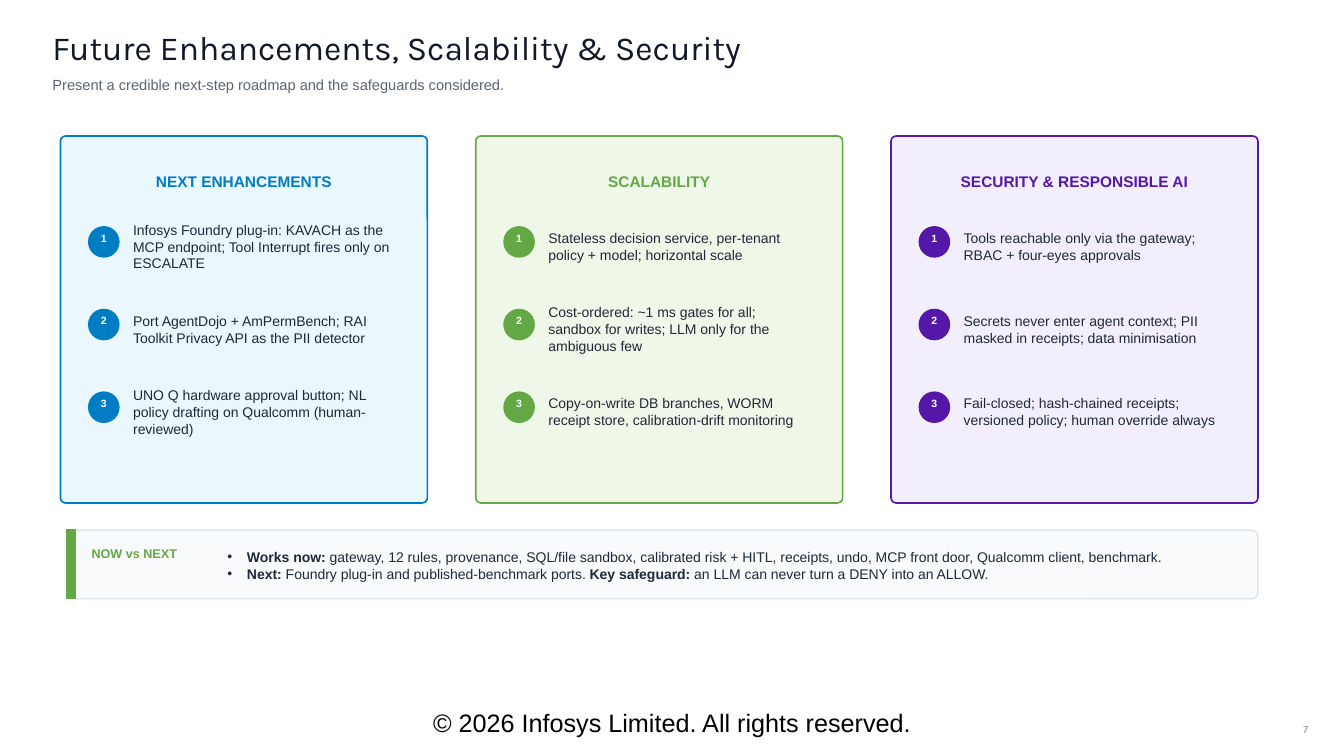
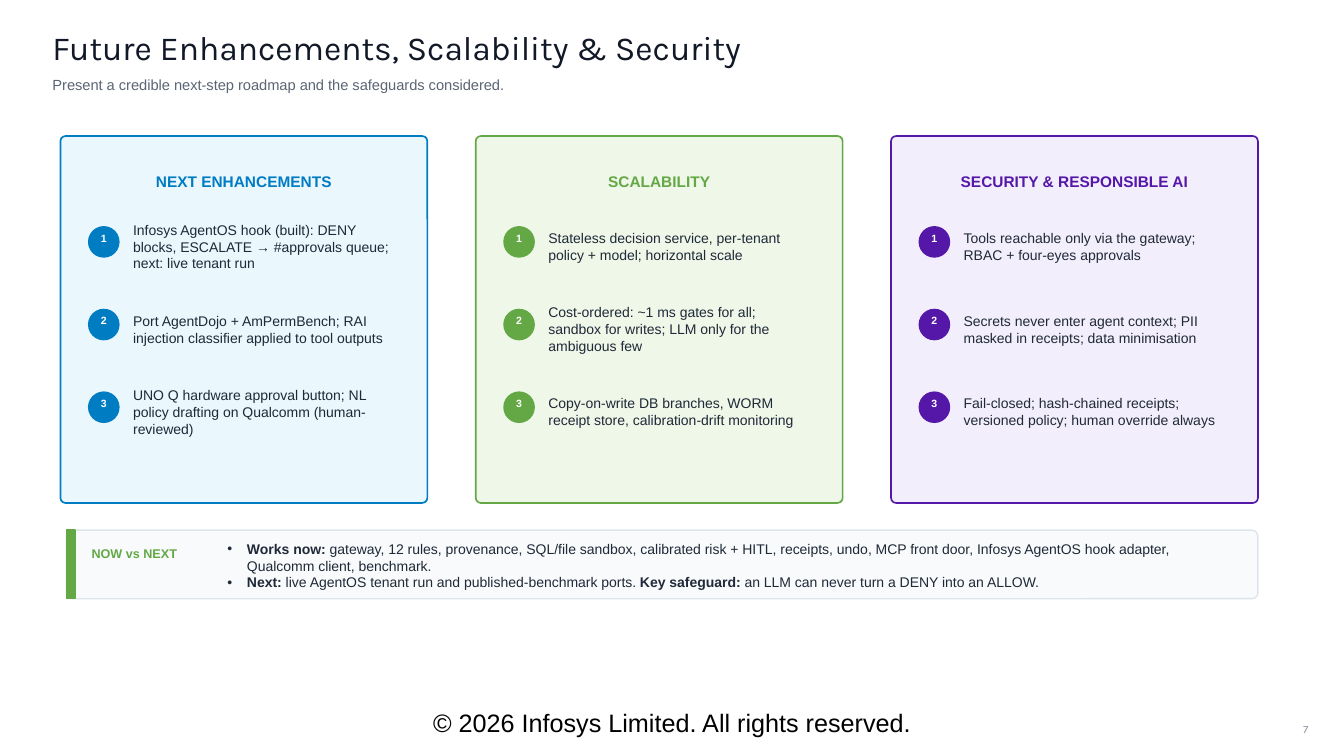
Before and after one commit to VismayHS/Kavach_Guardrail, a slide deck: slide 7 of deliverables/KAVACH_Solution_Deck.pptx. Drawn at 1344x756 pixels with LibreOffice and Linux fonts; fonts in the diff are those of the drawing; background and template pictures are left out. Boxes give left, top, right and bottom in pixels: in the first picture for what was removed or moved away, otherwise in the second. Text is boxed around its words. In the diff, an @@ line names an element or a change of style, - is before the commit and + after.

```diff
--- a/deliverables/KAVACH_Solution_Deck.pptx
+++ b/deliverables/KAVACH_Solution_Deck.pptx
@@ text at [133,225,389,268]: text changed @@
-Infosys Foundry plug-in: KAVACH as the MCP endpoint; Tool Interrupt fires only on ESCALATE
+Infosys AgentOS hook (built): DENY blocks, ESCALATE → #approvals queue; next: live tenant run
@@ text at [133,316,383,346]: text changed @@
-Port AgentDojo + AmPermBench; RAI Toolkit Privacy API as the PII detector
+Port AgentDojo + AmPermBench; RAI injection classifier applied to tool outputs
@@ text at [247,544,1169,590]: text changed @@
-• Works now: gateway, 12 rules, provenance, SQL/file sandbox, calibrated risk + HITL, receipts, undo, MCP front door, Qualcomm client, benchmark.
-• Next: Foundry plug-in and published-benchmark ports. Key safeguard: an LLM can never turn a DENY into an ALLOW.
+• Works now: gateway, 12 rules, provenance, SQL/file sandbox, calibrated risk + HITL, receipts, undo, MCP front door, Infosys AgentOS hook adapter, Qualcomm client, benchmark.
+• Next: live AgentOS tenant run and published-benchmark ports. Key safeguard: an LLM can never turn a DENY into an ALLOW.
```
Also in this commit, not shown: 2 other slides changed, 1 slide added, 12 other files.
